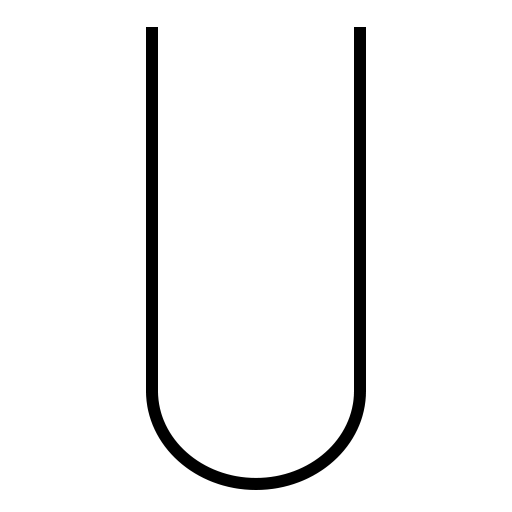
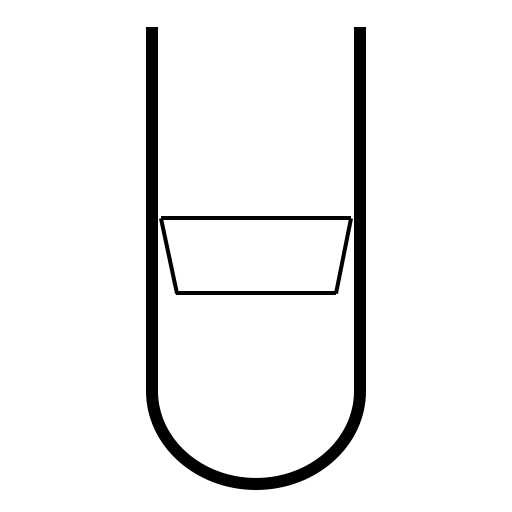
Two versions of the same layered image (512×512). Layer-by-layer changes:
added layer "Layer 2" above "Rectangle 1" over [159, 216, 353, 295]
